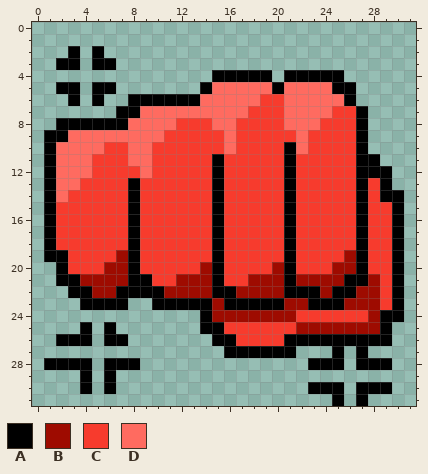
Pixel-art sprite, stored at Assets/Sprites/Icons/IC_punch.png. The first picture shows the starting point.
The file is 32x32 pixels.
Palette (. is transparent): A #000000  B #9e0b00  C #f73b2d  D #ff6b60
After the commit:
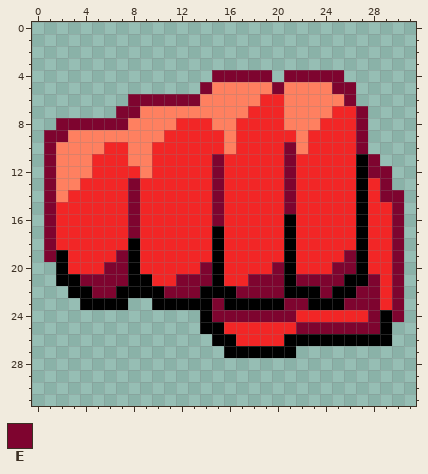
Colours new in this view: E #7e042f
Diff:
Colour C changes from #f73b2d to #f22626.
Colour D changes from #ff6b60 to #ff8060.
The author changed colour B to colour A in row 22 at x 14.
The author changed colour A to colour E in row 4 at x 15 to 19 and 21 to 25; in row 5 at x 14, 20 and 25 to 26; in row 6 at x 8 to 13 and 26; in row 7 at x 7 to 8 and 27; in row 8 at x 2 to 7 and 27; in row 9 at x 1 to 2 and 27.
The author changed colour A to colour E in row 10 at x 1, 21 and 27; in row 11 at x 1, 15, 21 and 28; in row 12 at x 1, 15, 21 and 28 to 29; in row 13 at x 1, 8, 15, 21 and 29; in row 14 at x 1, 8, 15, 21 and 29 to 30; in row 15 at x 1, 8, 15, 21 and 30.
The author changed colour A to colour E in row 16 at x 1, 8, 15 and 30; in row 17 at x 1, 8 and 30; in rows 18 to 19 at x 1 and 30; in rows 20 to 24 at x 30.
The author changed colour B to colour E in row 19 at x 7 and 26; in row 20 at x 6 to 7, 14, 20 and 25 to 26; in row 21 at x 4 to 7, 12 to 14, 18 to 20, 22 to 25 and 28; in row 22 at x 5 to 6, 11 to 13, 17 to 20, 24 and 27 to 28; in row 23 at x 15, 21 to 22 and 26 to 28; in row 24 at x 15 to 21 and 28.
The author changed colour B to colour E in row 25 at x 22 to 28.
The author cleared colour A in row 2 at x 3 and 5; in row 3 at x 2 to 3 and 5 to 6; in row 5 at x 2 to 3 and 5 to 6; in row 6 at x 3 and 5; in row 25 at x 4 and 6; in row 26 at x 2 to 4 and 6 to 7.
The author cleared colour A in row 27 at x 25 and 27; in row 28 at x 1 to 4, 6 to 8, 23 to 25 and 27 to 29; in row 29 at x 4 and 6; in row 30 at x 4, 6, 23 to 25 and 27 to 29; in row 31 at x 25 and 27.
Boxes around the changes in both pictures, in picture pixels (x1, y1, x2, y2):
changed: (44, 46, 404, 406)
